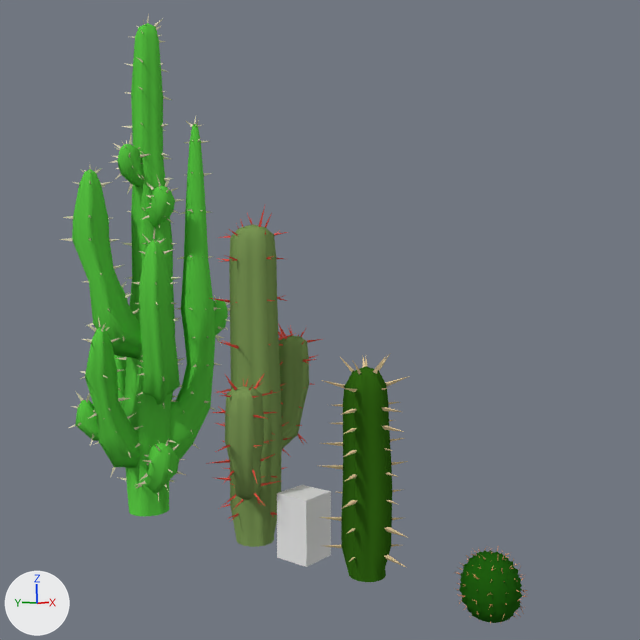
An edit to the Blender file Blender/Environment/Plants/Cactii.blend, drawn before and after from the same camera.
Rendered twice from the file's camera 'Camera'. Every picture has the same lights, and +X, +Y and +Z are marked at lower left. The same objects are shown in both versions, whatever each file hides.
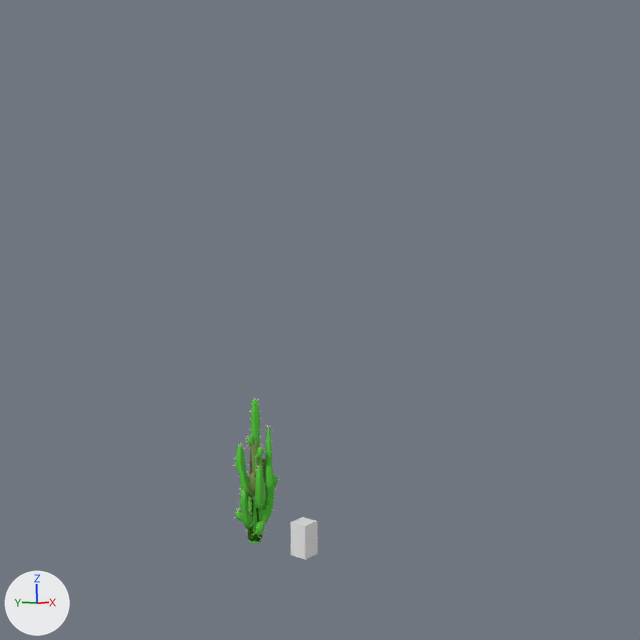
Where the newer file only moved an object's origin or applied its transform, the numbers keep the older frame.

The change, as a diff of the scene's bpy script:
```diff
--- a/Blender/Environment/Plants/Cactii.blend.py
+++ b/Blender/Environment/Plants/Cactii.blend.py
@@ me_sphere_028 @@
 me_sphere_028.from_pydata(...)  # 1185 vertices, 1184 faces; spans x -1.37..1.36, y -1.33..1.36, z -0.02..2.41
 # used by ob_sphere_007; location = (0.0, -13.99, 0.0); scale = (1.21, 1.21, 1.21)
+# me_sphere_028 part 1: the whole mesh is scaled about its middle by 0.391, then moved by (0.0, 0.03, -0.73)
 me_sphere_028.materials.append(mat_needle_009)
@@ me_sphere_021 @@
 me_sphere_021.from_pydata(...)  # 551 vertices, 550 faces; spans x -3.8..2.9, y -4.0..3.5, z -2.0..14.0
 # used by ob_sphere_001; location = (0.0, -7.56, 1.43); scale = (0.682, 0.682, 0.682)
+# me_sphere_021 part 2: the whole mesh is scaled about its middle by 0.179, then moved by (0.4, 0.2, -4.6)
 me_sphere_021.materials.append(mat_needle_004)
@@ me_sphere_022 @@
 me_sphere_022.from_pydata(...)  # 2767 vertices, 2755 faces; spans x -8.3..1.9, y -3.1..6.0, z 2.4..33.3
 # used by ob_sphere_002; location = (3.16, 7.9, -2.35)
+# me_sphere_022 part 3: the whole mesh is scaled about its middle by 0.262, then moved by (3.3, -1.3, -13.8)
 me_sphere_022.materials.append(mat_needle_005)
@@ me_sphere_023 @@
 me_sphere_023.from_pydata(...)  # 1193 vertices, 1190 faces; spans x -5.9..6.4, y -5.0..3.0, z -2.6..20.8
 # used by ob_sphere_004; location = (0.0, 0.0, 2.14); scale = (0.787, 0.787, 0.787)
+# me_sphere_023 part 4: the whole mesh is scaled about its middle by 0.206, then moved by (-0.2, 0.8, -6.7)
 me_sphere_023.materials.append(mat_needle_006)
@@ ob_cube @@
 ob_cube = bpy.data.objects.new('Cube', me_cube)
-ob_cube.location = (0.0, -3.53, 1.71)
-ob_cube.scale = (1.0, 1.0, 1.7)
+ob_cube.location = (0.0, -3.53, 0.99)
+ob_cube.scale = (0.5, 0.5, 0.875)
@@ ob_sphere_007 @@
 ob_sphere_007 = bpy.data.objects.new('Sphere.007', me_sphere_028)
-ob_sphere_007.location = (0.0, -13.99, 0.0)
-ob_sphere_007.scale = (1.21, 1.21, 1.21)
+ob_sphere_007.location = (0.0, 0.0, 0.0)
@@ ob_sphere_001 @@
 ob_sphere_001 = bpy.data.objects.new('Sphere.001', me_sphere_021)
-ob_sphere_001.location = (0.0, -7.56, 1.43)
-ob_sphere_001.scale = (0.682, 0.682, 0.682)
+ob_sphere_001.location = (0.0, 0.0, 0.0)
@@ ob_sphere_002 @@
 ob_sphere_002 = bpy.data.objects.new('Sphere.002', me_sphere_022)
-ob_sphere_002.location = (3.16, 7.9, -2.35)
+ob_sphere_002.location = (0.0, 0.0, 0.0)
```

Location of each change, [x1, y1, x2, y2] in pixels of the pictures (640 x 640 px):
'Sphere.002', mesh rescaled, moved (71% narrower, 71% shorter)
    before: [60, 14, 230, 516]
    after: [232, 397, 280, 543]
'Sphere.004', mesh rescaled
    before: [206, 206, 321, 547]
    after: [246, 438, 265, 499]
'Sphere.001', moved, rescaled
    before: [320, 354, 409, 582]
    after: [249, 497, 261, 538]
'Cube', moved, rescaled (49% narrower, 47% shorter)
    before: [277, 485, 331, 567]
    after: [291, 517, 318, 560]
'Sphere.007', moved, rescaled
    before: [454, 546, 528, 625]
    after: [246, 529, 263, 543]
